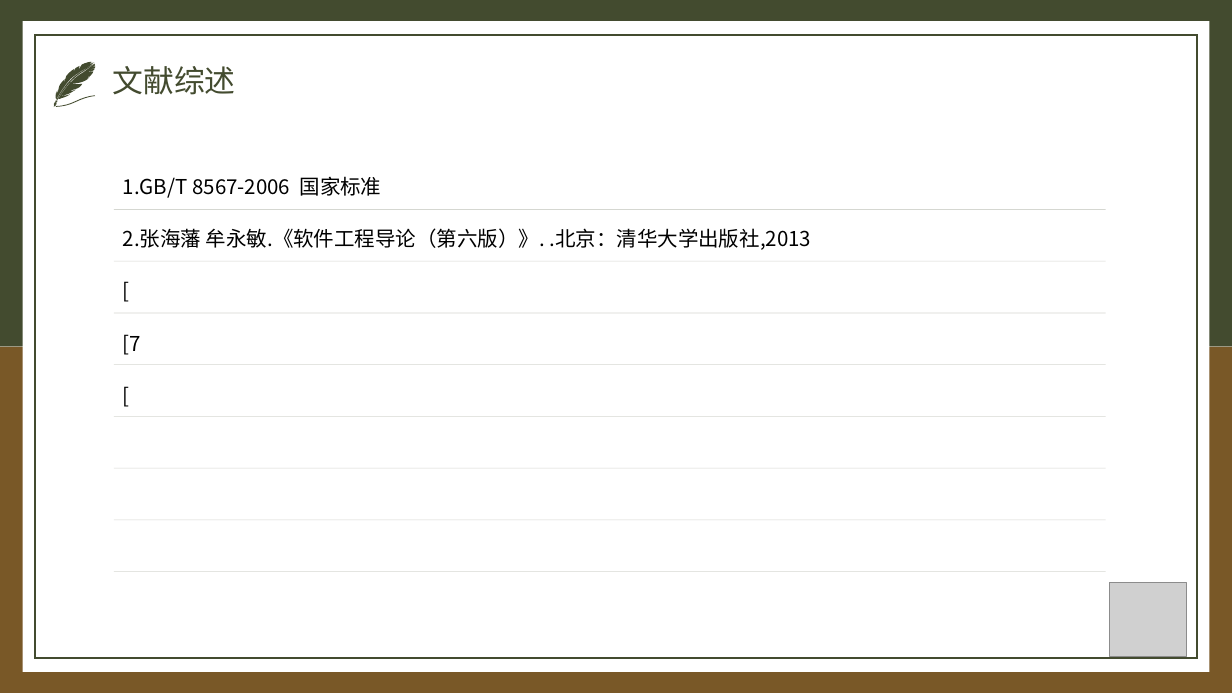
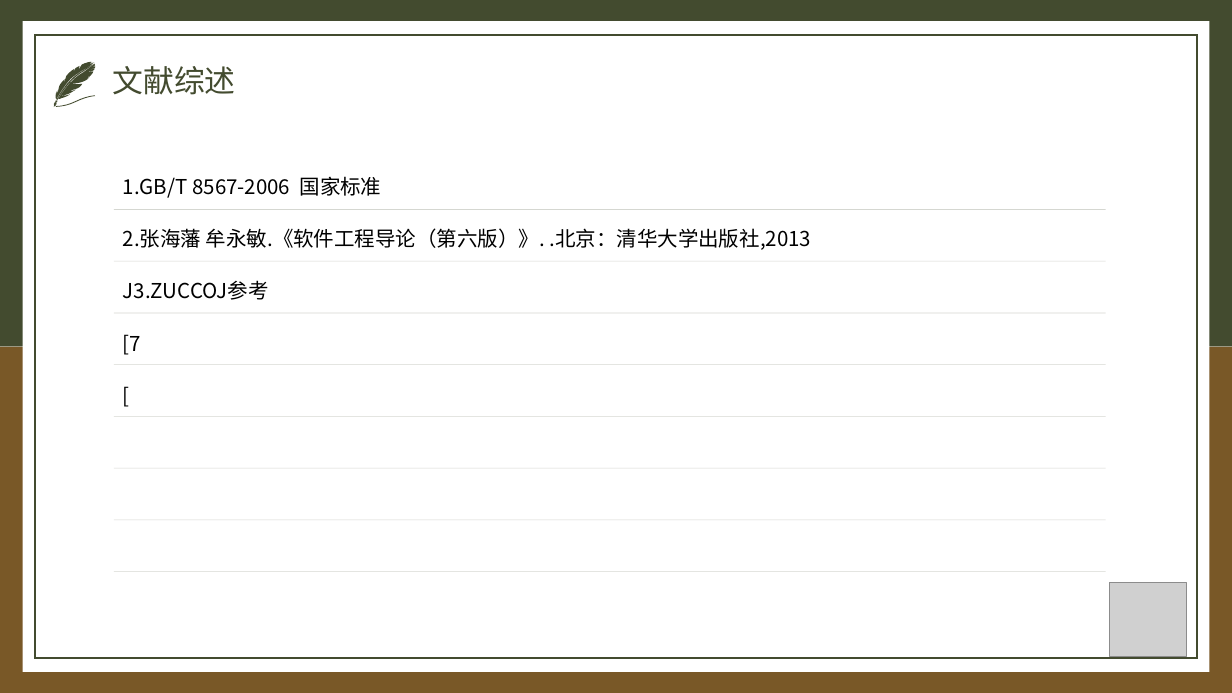
Before and after one commit to IHaoT/aishuati.document, a slide deck: slide 49 of SE2021-G003-详细设计/SE2021-G003-详细设计/ppt/SE2021-G003-设计-0.5.pptx. Drawn at 1232x693 pixels with LibreOffice and Linux fonts; fonts in the diff are those of the drawing; grey boxes stand for pictures. Boxes give left, top, right and bottom in pixels: in the first picture for what was removed or moved away, otherwise in the second. Text is boxed around its words. In the diff, an @@ line names an element or a change of style, - is before the commit and + after.

```diff
--- a/SE2021-G003-详细设计/SE2021-G003-详细设计/ppt/SE2021-G003-设计-0.5.pptx
+++ b/SE2021-G003-详细设计/SE2021-G003-详细设计/ppt/SE2021-G003-设计-0.5.pptx
@@ text at [123, 280, 269, 300]: text changed @@
-[
+J3.ZUCCOJ参考
```
